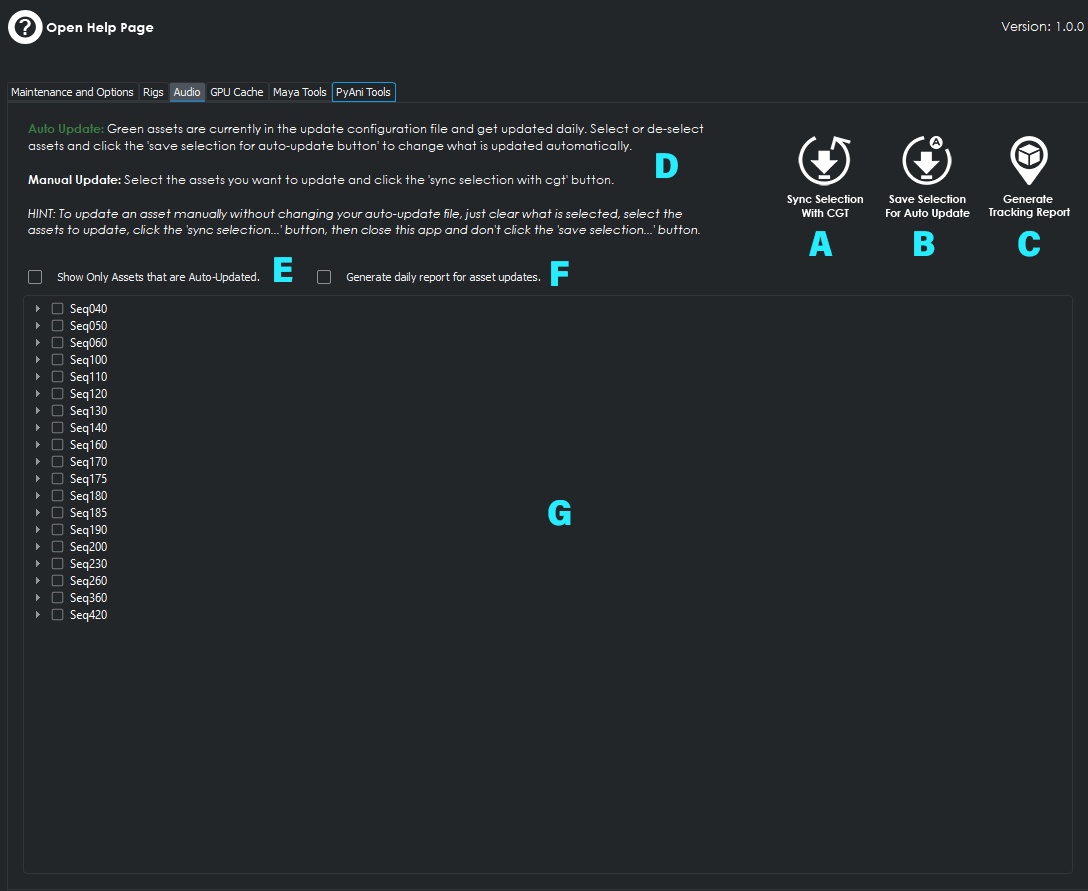
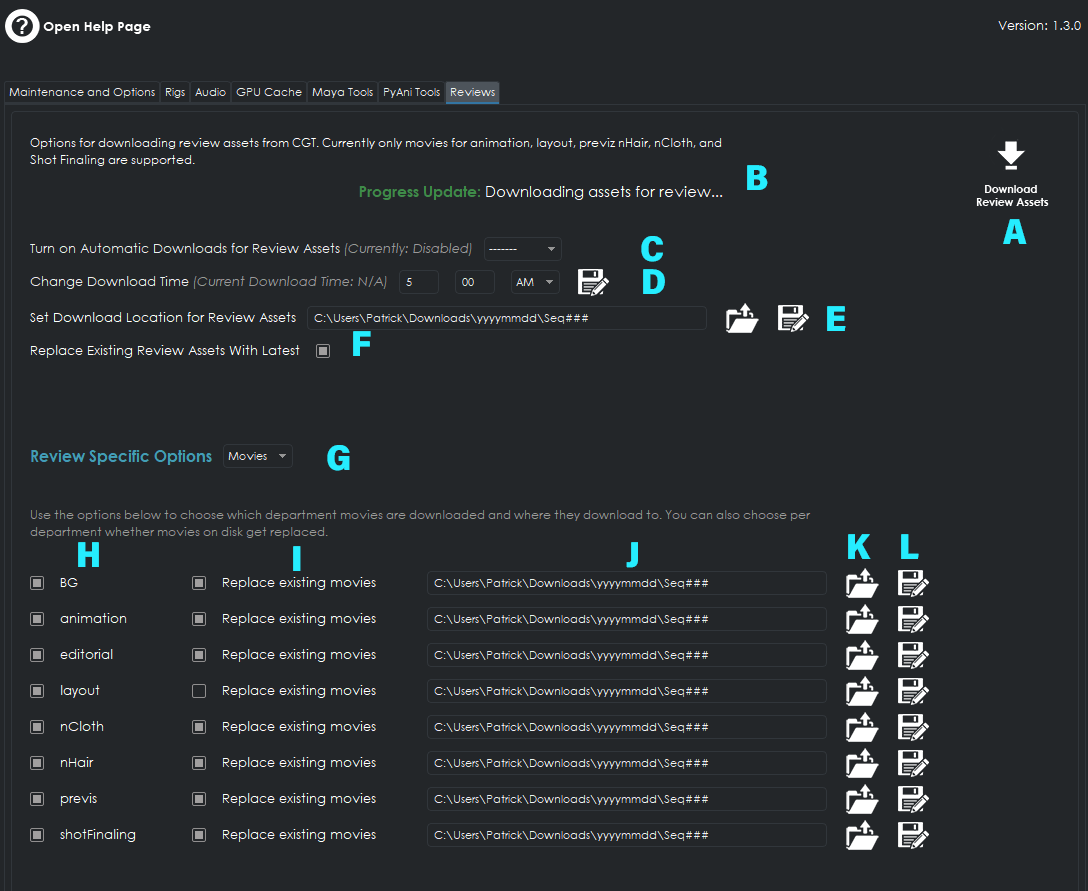
Revision of a layered 1088px x 891px image; what changed, layer by layer:
hid group "show / shot assets" (18 layers) over [4, 9, 1088, 891]
added group "review assets" with 12 layers above "Layer 8" over [78, 165, 1027, 571]
added layer "F copy" in group "review assets" over [353, 331, 371, 356]
added layer "L" in group "review assets" over [901, 534, 919, 559]
added layer "K" in group "review assets" over [848, 534, 871, 559]
added layer "J" in group "review assets" over [626, 542, 638, 568]
added layer "I" in group "review assets" over [293, 546, 301, 571]
added layer "H" in group "review assets" over [78, 542, 99, 567]
added layer "G copy" in group "review assets" over [327, 445, 350, 471]
added layer "E copy" in group "review assets" over [827, 306, 846, 331]
added layer "D copy" in group "review assets" over [643, 269, 665, 294]
added layer "C copy" in group "review assets" over [641, 236, 663, 262]
added layer "B copy 2" in group "review assets" over [747, 165, 768, 190]
added layer "A copy 2" in group "review assets" over [1003, 219, 1027, 244]
added layer "Layer 8" above "hub" over [4, 9, 1088, 891]
